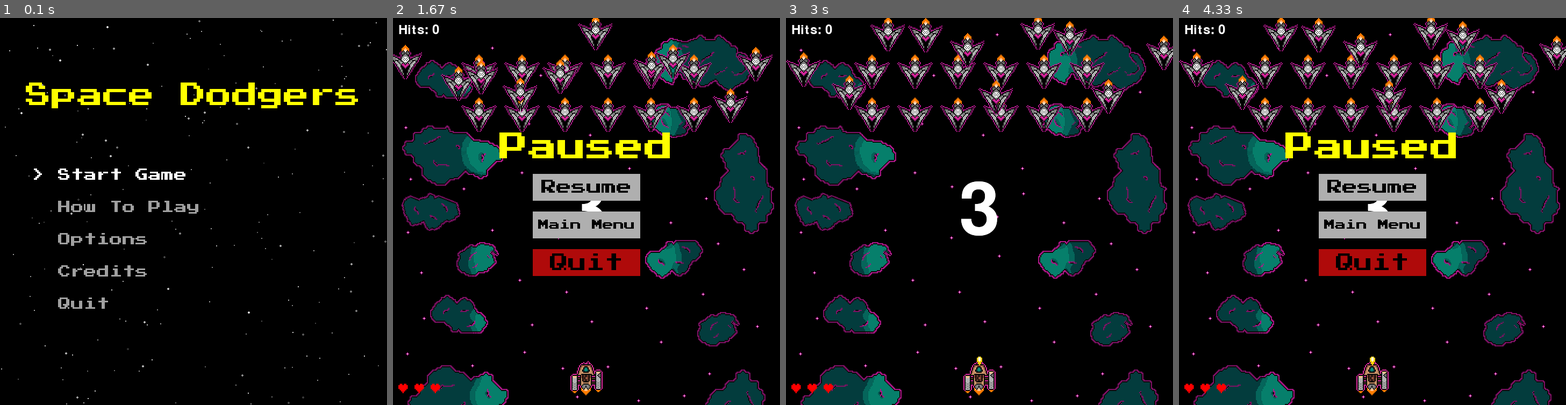
Above: before the commit, frames 1-4 (left to right).
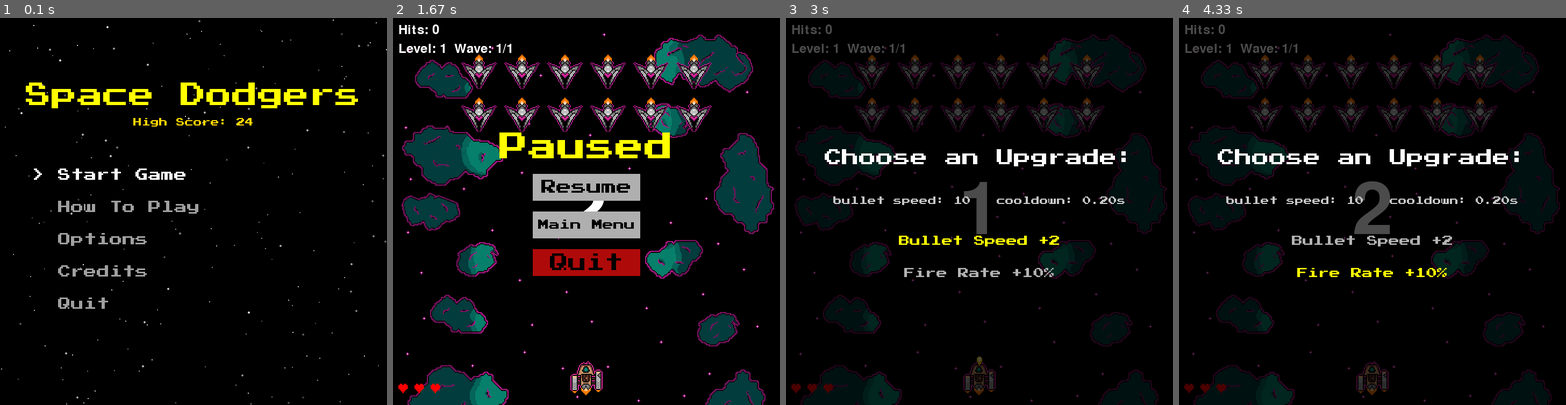
Above: after the commit, the same moments.

Repository: software-engineering-game/pygame-game
Game: pygame game, started from main.py
The game is run twice, just before and just after one commit, with the same random seed, the same clock (stepped at 60 frames per second) and the same inputs.
Inputs:
- Up to frame 1 (0.1 s): no input
- Up to frame 2 (1.67 s): tap Enter at 0.33, 1 s; tap T at 0.67 s; hold Esc from 1.33 s (still down)
- Up to frame 3 (3 s): release Esc at 1.8 s; click "Resume" at 1.88 s; tap Space at 2.17, 2.57, 2.87 s; hold T 2.5-2.97 s
- Up to frame 4 (4.33 s): hold Esc 3-3.47 s; hold Up 3-3.47 s; tap Space at 3.07, 3.37, 3.9, 4.2 s; tap T at 3.5 s; hold Up 3.83-4.3 s

The runs differ from the first frame. In frame 1, 0.2% of the frame differs, in the area x 34-66%, y 25-29%; in frame 2, 2.8%; in frame 3, 23%; in frame 4, 28%, in the area x 0-100%, y 0-100%.

Commit message:
implement data-driven wave progression with upgrade-between-waves flow, stacked upgrade balancing/UI/input fixes, and visual/gameplay polish for backgrounds and on-screen enemy bounds

Diff:
--- a/highscore.json
+++ b/highscore.json
@@ -1 +1 @@
-{"high_score": 0}
+{"high_score": 24}
--- a/level_data.json
+++ b/level_data.json
@@ -36,7 +36,7 @@
 
    "second_level": {
       "level_num": 3,
-      "bg_img":    "background_test.png",
+      "bg_img":    "background_asteroids.png",
       "waves": [
          {
             "enemy_type":   "Basic_Enemy",
--- a/states/game_state.py
+++ b/states/game_state.py
@@ -1,11 +1,10 @@
 import pygame
 import os
-import random
 from states import settings
 from states import utils
+from states import entities
 from states.base_state import State
 from states.death_state import DeathState  #ADDED: death screen
-from states import entities
 from states.upgrade_state import UpgradeState
 
 # assets folder is at repo root
@@ -19,6 +18,10 @@
         self.app = app
         pygame.init()
         pygame.mixer.init(devicename="pygame.mixer.get_dev_info()")
+
+        # reset upgrade-tuned stats at run start
+        settings.BULLET_SPEED = settings.DEFAULT_BULLET_SPEED
+        settings.BULLET_COOLDOWN = settings.DEFAULT_BULLET_COOLDOWN
 
         # Sets the background color, and draws the image
         self.bg_color = (0, 0, 0)
@@ -38,42 +41,25 @@
         if hasattr(app, "testing") and app.testing:
             self.countdown_active = False
 
-        # Spawning Enemies
+        # progression state
+        self.level_sequence = utils.get_level_sequence()
+        if not self.level_sequence:
+            raise ValueError("No levels found in level_data.json")
+        self.level_index = 0
+        self.current_level_name = self.level_sequence[self.level_index]
+        self.current_level_data = utils.load_level(self.current_level_name)
+        self.current_wave_index = 0
+        self.pending_level_index = None
+        self.pending_wave_index = None
+        self.waiting_for_upgrade = False
+
+        # spawn first wave of first level
         self.enemy_ships.empty()
-
-        # Loading Level Data
         self.bg_image = utils.build_level(
-            level_name="first_level",
+            level_name=self.current_level_name,
             enemy_ships=self.enemy_ships,
-            temp_type=entities.Basic_Enemy
-        )
-        num_enemies = 10
-        columns = num_enemies
-
-        spacing_x = app.width // columns
-
-        for i in range(num_enemies):
-            # base position in column
-            x = i * spacing_x + spacing_x // 2
-
-            # add small randomness so it's not perfectly aligned
-            x += random.randint(-20, 20)
-
-            # spawn in top 1/4
-            y = random.randint(0, app.height // 4)
-
-            enemy = entities.Basic_Enemy(
-                frames=utils.load_spritesheet(
-                    sheet_name="enemy_basic.png",
-                    frame_width=utils.FRAME_SIZE,
-                    frame_height=utils.FRAME_SIZE
-                ),
-                start_pos=(x, y)
-            )
-
-            self.enemy_ships.add(enemy)
-
-
+            wave_index=self.current_wave_index
+        )
 
         # Spawning Player
         player_speed = 5
@@ -96,6 +82,36 @@
         if GameState.saved_player_position is not None:
             self.player.rect.center = GameState.saved_player_position
 
+    def _resume_after_upgrade(self):
+        if self.pending_level_index is not None:
+            self.level_index = self.pending_level_index
+            self.current_level_name = self.level_sequence[self.level_index]
+            self.current_level_data = utils.load_level(self.current_level_name)
+
+        if self.pending_wave_index is not None:
+            self.current_wave_index = self.pending_wave_index
+
+        self.pending_level_index = None
+        self.pending_wave_index = None
+        self.waiting_for_upgrade = False
+
+        # reset projectiles between waves so transitions are fair
+        self.enemy_ships.empty()
+        self.enemy_bullets.empty()
+        self.ally_bullets.empty()
+        self.bg_image = utils.build_level(
+            level_name=self.current_level_name,
+            enemy_ships=self.enemy_ships,
+            wave_index=self.current_wave_index
+        )
+
+        # short countdown before next wave starts
+        self.countdown = 1.5
+        self.countdown_active = True
+
+    def on_upgrade_complete(self):
+        self._resume_after_upgrade()
+
     def handle_event(self, app, event):
         if event.type == pygame.KEYDOWN and event.key == pygame.K_ESCAPE:
             # Save player position before pausing
@@ -105,6 +121,9 @@
 
                 # Keybind to quickly debug something
         if event.type == pygame.KEYDOWN and event.key == pygame.K_t:
+            self.waiting_for_upgrade = True
+            self.pending_level_index = self.level_index
+            self.pending_wave_index = self.current_wave_index
             app.change_state(UpgradeState(app, self))
 
         # Shooting input
@@ -129,6 +148,8 @@
 
         player_pos = (self.player.rect.x, self.player.rect.y)
         self.enemy_ships.update(player_pos=player_pos)
+        for enemy in self.enemy_ships:
+            enemy.rect.clamp_ip(play_area)
 
         # Enemy auto-fire logic for basic enemies
         for enemy in self.enemy_ships:
@@ -190,6 +211,27 @@
             sfx_boom = pygame.mixer.Sound("assets/sfx/en_boom.wav")
             pygame.mixer.Sound.play(sfx_boom)
             self.enemy_hit_count += len(collisions)
+
+        # Wave progression: clear wave -> upgrade pick -> spawn next wave/level
+        if not self.enemy_ships and not self.waiting_for_upgrade:
+            total_waves = len(self.current_level_data["waves"])
+            is_last_wave = self.current_wave_index >= total_waves - 1
+            is_last_level = self.level_index >= len(self.level_sequence) - 1
+
+            if is_last_wave and is_last_level:
+                app.change_state(DeathState("You Win!", self.enemy_hit_count))
+                return
+
+            self.waiting_for_upgrade = True
+            if not is_last_wave:
+                self.pending_level_index = self.level_index
+                self.pending_wave_index = self.current_wave_index + 1
+            else:
+                self.pending_level_index = self.level_index + 1
+                self.pending_wave_index = 0
+
+            app.change_state(UpgradeState(app, self))
+            return
 
 
     def draw(self, app, screen):
@@ -236,6 +278,12 @@
         font = pygame.font.Font(None, 36)
         counter_text = font.render(f"Hits: {self.enemy_hit_count}", True, (255, 255, 255))
         screen.blit(counter_text, (10, 10))
+        level_text = font.render(
+            f"Level: {self.current_level_data['level_num']}  Wave: {self.current_wave_index + 1}/{len(self.current_level_data['waves'])}",
+            True,
+            (255, 255, 255)
+        )
+        screen.blit(level_text, (10, 45))
         font = pygame.font.Font("assets/fonts/PressStart2P-vaV7.ttf", 20)
 
         for i in range(self.lives):
--- a/states/settings.py
+++ b/states/settings.py
@@ -28,5 +28,9 @@
 WAVE_CORNER_Y = 120
 
 # Bullet settings
-BULLET_SPEED = 8
-BULLET_COOLDOWN = 0.2  # seconds between shots
+DEFAULT_BULLET_SPEED = 8
+DEFAULT_BULLET_COOLDOWN = 0.2  # seconds between shots
+
+# runtime-tuned by upgrades
+BULLET_SPEED = DEFAULT_BULLET_SPEED
+BULLET_COOLDOWN = DEFAULT_BULLET_COOLDOWN
--- a/states/upgrade_state.py
+++ b/states/upgrade_state.py
@@ -1,9 +1,7 @@
 
 import pygame
 from states.base_state import State
-from states.main_menu_state import MainMenuState
 from states import settings
-from states import utils
 
 class UpgradeState(State):
     def __init__(self, app, previous_state):
@@ -11,10 +9,11 @@
 
     def on_enter(self, app):
         self.font = pygame.font.Font("assets/fonts/PressStart2P-vaV7.ttf", 32)
-        self.small_font = pygame.font.Font("assets/fonts/PressStart2P-vaV7.ttf", 24)
+        self.small_font = pygame.font.Font("assets/fonts/PressStart2P-vaV7.ttf", 20)
+        self.tiny_font = pygame.font.Font("assets/fonts/PressStart2P-vaV7.ttf", 16)
 
         self.selected = 0
-        self.options = ["Faster Bullet Speed", "Faster Cooldown"]
+        self.options = ["Bullet Speed +2", "Fire Rate +10%"]
 
     def handle_event(self, app, event):
         sfx_menu = pygame.mixer.Sound("assets/sfx/menu1.wav")
@@ -23,15 +22,20 @@
             if event.key in (pygame.K_UP, pygame.K_DOWN):
                 self.selected = (self.selected + 1) % 2
                 pygame.mixer.Sound.play(sfx_menu)
-            elif event.key == pygame.K_RETURN or event.key == pygame.K_SPACE:
+            elif event.key == pygame.K_RETURN:
                 if self.selected == 0:
-                    settings.BULLET_SPEED = 15
-                    app.change_state(self.previous_state)
+                    settings.BULLET_SPEED = min(25, settings.BULLET_SPEED + 2)
+                    self._resume_previous_state(app)
                 else:
-                    settings.BULLET_COOLDOWN = 0.1
-                    app.change_state(self.previous_state)
+                    settings.BULLET_COOLDOWN = max(0.05, settings.BULLET_COOLDOWN * 0.9)
+                    self._resume_previous_state(app)
             elif event.key == pygame.K_ESCAPE:
-                app.change_state(self.previous_state)
+                self._resume_previous_state(app)
+
+    def _resume_previous_state(self, app):
+        if hasattr(self.previous_state, "on_upgrade_complete"):
+            self.previous_state.on_upgrade_complete()
+        app.state = self.previous_state
 
     def update(self, app, dt):
         pass
@@ -46,13 +50,21 @@
         screen.blit(overlay, (0, 0))
 
         text = self.font.render("Choose an Upgrade:", True, (255, 255, 255))
-        rect = text.get_rect(center=(settings.WIDTH // 2, settings.HEIGHT // 2 - 80))
+        rect = text.get_rect(center=(settings.WIDTH // 2, settings.HEIGHT // 2 - 100))
         screen.blit(text, rect)
+
+        stats_text = self.tiny_font.render(
+            f"bullet speed: {settings.BULLET_SPEED}   cooldown: {settings.BULLET_COOLDOWN:.2f}s",
+            True,
+            (200, 200, 200)
+        )
+        stats_rect = stats_text.get_rect(center=(settings.WIDTH // 2, settings.HEIGHT // 2 - 20))
+        screen.blit(stats_text, stats_rect)
 
         for i, option in enumerate(self.options):
 
             color = (255, 255, 0) if i == self.selected else (180, 180, 180)
             opt = self.small_font.render(option, True, color)
 
-            opt_rect = opt.get_rect(center=(settings.WIDTH // 2, settings.HEIGHT // 2 + (i * 60)))
+            opt_rect = opt.get_rect(center=(settings.WIDTH // 2, settings.HEIGHT // 2 + 55 + (i * 60)))
             screen.blit(opt, opt_rect)
--- a/states/utils.py
+++ b/states/utils.py
@@ -1,6 +1,8 @@
 import pygame
 import os
 import json
+from typing import Type
+from states import settings
 
 # This exists to key out spritesheet backgrounds
 SHEET_BG = (160, 200, 152)
@@ -63,6 +65,28 @@
     except (FileNotFoundError, json.JSONDecodeError, KeyError):
         return 0
 
+def load_all_levels():
+    try:
+        with open(LEVEL_DATA, "r") as file:
+            data = json.load(file)
+            return data if isinstance(data, dict) else {}
+    except (FileNotFoundError, json.JSONDecodeError):
+        return {}
+
+def get_level_sequence():
+    levels = load_all_levels()
+    # Skip test/debug levels from normal progression flow.
+    playable_levels = {
+        level_name: level_data
+        for level_name, level_data in levels.items()
+        if "test" not in level_name.lower()
+    }
+    sorted_levels = sorted(
+        playable_levels.items(),
+        key=lambda item: item[1].get("level_num", 999999)
+    )
+    return [level_name for level_name, _ in sorted_levels]
+
 def spawn_enemy_wave(enemy_type, enemy_group, frames, corner_pos, size, spacing):
     for j in range(size[1]):     # Rows
             for i in range(size[0]): # Columns
@@ -71,33 +95,53 @@
                     corner_pos[1] + j * spacing[1]
                 )
                 enemy = enemy_type(frames=frames, start_pos=(x, y))
+                enemy.rect.clamp_ip(pygame.Rect(0, 0, settings.WIDTH, settings.HEIGHT))
                 enemy_group.add(enemy)
 
-def build_level(level_name, enemy_ships, temp_type):
+def build_level(level_name, enemy_ships, wave_index=None):
     # Loads the data for one level as a python dictionary
     level = load_level(level_name=level_name)
+    if not level:
+        raise ValueError(f"Unknown level: {level_name}")
 
     # Loads the background image named in level_data into a pygame image
     bg_image = pygame.image.load(os.path.join(asset_folder, level["bg_img"]))
 
-    #needs to parse enemy types from level_data somehow
+    # Import locally to avoid circular imports (entities -> utils for spritesheets)
+    from states import entities
 
-    # Spawns enemy waves
-    # Loops for however many waves there are
-    for wav_index in range(len(level["waves"])):
+    enemy_type_map: dict[str, Type[pygame.sprite.Sprite]] = {
+        "Basic_Enemy": entities.Basic_Enemy,
+        "Swarm_Enemy": entities.Swarm_Enemy,
+        "Bomber_Enemy": entities.Bomber_Enemy,
+    }
 
+    # Spawns enemy waves (or one specific wave when wave_index is set)
+    if wave_index is None:
+        waves_to_spawn = level["waves"]
+    else:
+        waves = level["waves"]
+        if wave_index < 0 or wave_index >= len(waves):
+            raise ValueError(f"Wave index {wave_index} out of range for level '{level_name}'")
+        waves_to_spawn = [waves[wave_index]]
+
+    for wave in waves_to_spawn:
+        enemy_type_name = wave.get("enemy_type")
+        enemy_type = enemy_type_map.get(enemy_type_name)
+        if enemy_type is None:
+            raise ValueError(f"Unknown enemy_type '{enemy_type_name}' in level '{level_name}'")
 
         spawn_enemy_wave(
-            enemy_type=temp_type,
+            enemy_type=enemy_type,
             enemy_group=enemy_ships,
             frames=load_spritesheet(
-                sheet_name=level["waves"][wav_index]["sprite_sheet"],
+                sheet_name=wave["sprite_sheet"],
                 frame_width=66,
                 frame_height=FRAME_SIZE
             ),
-            corner_pos=level["waves"][wav_index]["wave_position"],
-            size=level["waves"][wav_index]["wave_size"],
-            spacing=level["waves"][wav_index]["wave_spacing"]
+            corner_pos=wave["wave_position"],
+            size=wave["wave_size"],
+            spacing=wave["wave_spacing"]
         )
 
     # Returns the background image name to tie it into level data
